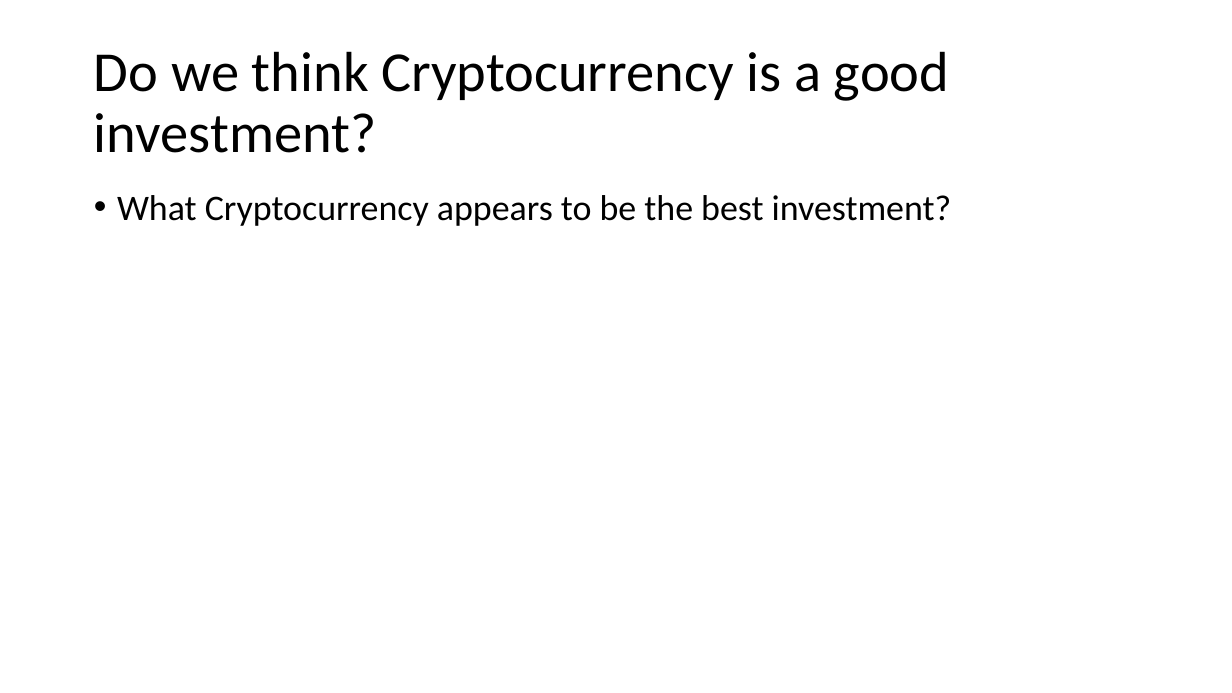
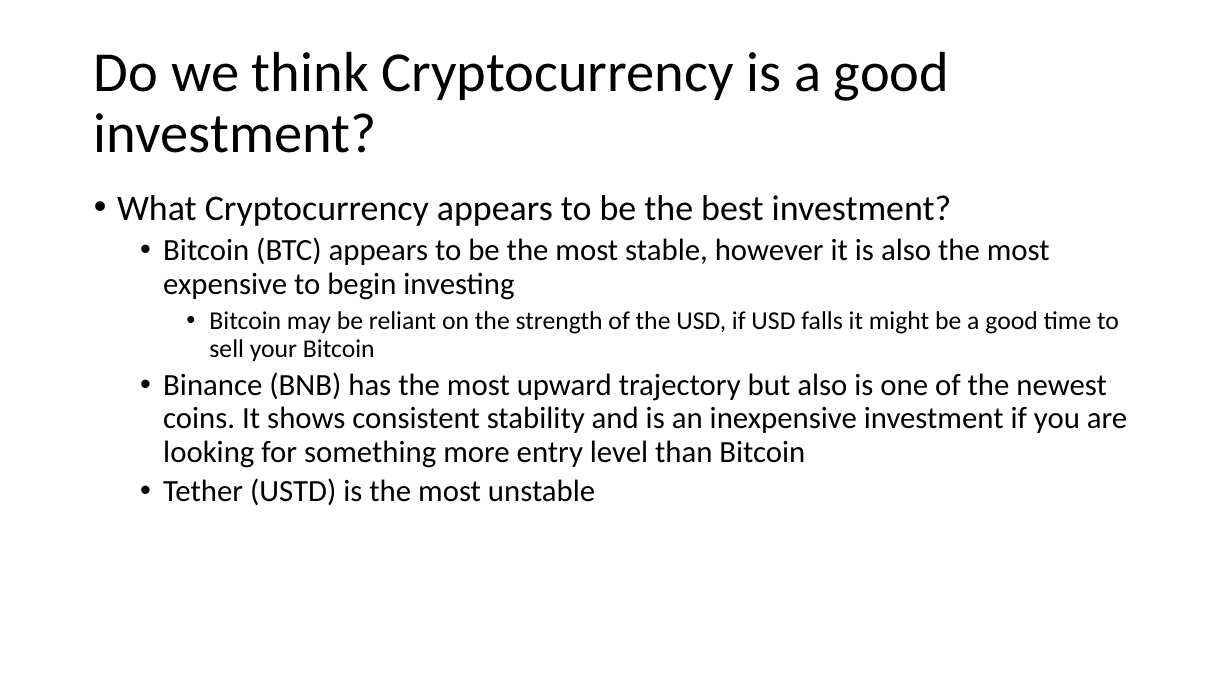
Before and after one commit to sarahheavner/Project1, a slide deck: slide 12 of Cryptocurrency_Presentation.pptx (slide 8 before the commit). Drawn at 1232x693 pixels with LibreOffice and Linux fonts; fonts in the diff are those of the drawing. Boxes give left, top, right and bottom in pixels: in the first picture for what was removed or moved away, otherwise in the second. Text is boxed around its words. In the diff, an @@ line names an element or a change of style, - is before the commit and + after.

```diff
--- a/Cryptocurrency_Presentation.pptx
+++ b/Cryptocurrency_Presentation.pptx
@@ text at box(163, 237, 1127, 505): paragraphs added @@
+  • Bitcoin (BTC) appears to be the most stable, however it is also the most expensive to begin investing
+    • Bitcoin may be reliant on the strength of the USD, if USD falls it might be a good time to sell your Bitcoin
+  • Binance (BNB) has the most upward trajectory but also is one of the newest coins. It shows consistent stability and is an inexpensive investment if you are looking for something more entry level than Bitcoin
+  • Tether (USTD) is the most unstable
```
Also in this commit, not shown: 3 other slides changed, 4 slides added, 1 other file.
